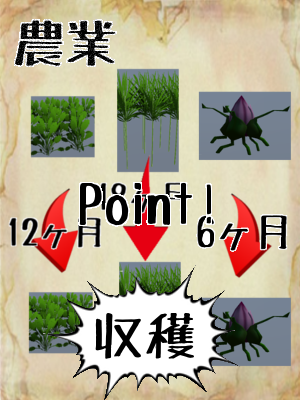
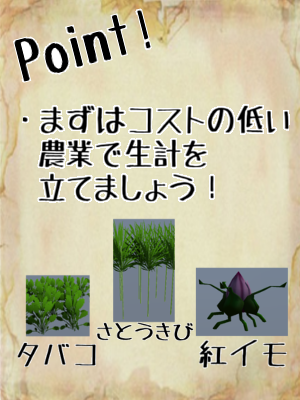
Two versions of the same layered image (300x400). Layer-by-layer changes:
added layer "freefont_logo_TanukiMagic (10).png" above "freefont_logo_TanukiMagic (9).png" over [17, 341, 97, 368]
added layer "freefont_logo_TanukiMagic (9).png" above "貼り付けられたレイヤー#3" over [96, 321, 195, 342]
added layer "貼り付けられたレイヤー#3" above "貼り付けられたレイヤー#2" over [112, 218, 175, 323]
added layer "貼り付けられたレイヤー#2" above "貼り付けられたレイヤー#1" over [195, 267, 289, 337]
added layer "貼り付けられたレイヤー#1" above "freefont_logo_TanukiMagic (5).png" over [37, 138, 215, 203]
painted on "freefont_logo_TanukiMagic (5).png" over [11, 8, 212, 261]
removed layer "貼り付けられたレイヤー#7" over [43, 265, 240, 400]
removed layer "freefont_logo_TanukiMagic (2).png" over [8, 154, 288, 272]
removed layer "貼り付けられたレイヤー#4" over [28, 154, 273, 279]
added layer "freefont_logo_TanukiMagic (8).png" above "tabako.png" over [198, 338, 288, 369]
painted on "tabako.png" over [25, 68, 292, 367]
removed layer "freefont_logo_TanukiMagic.png" over [14, 19, 117, 67]
added layer "freefont_logo_TanukiMagic (7).png" above "貼り付けられたレイヤー" over [22, 104, 290, 135]
